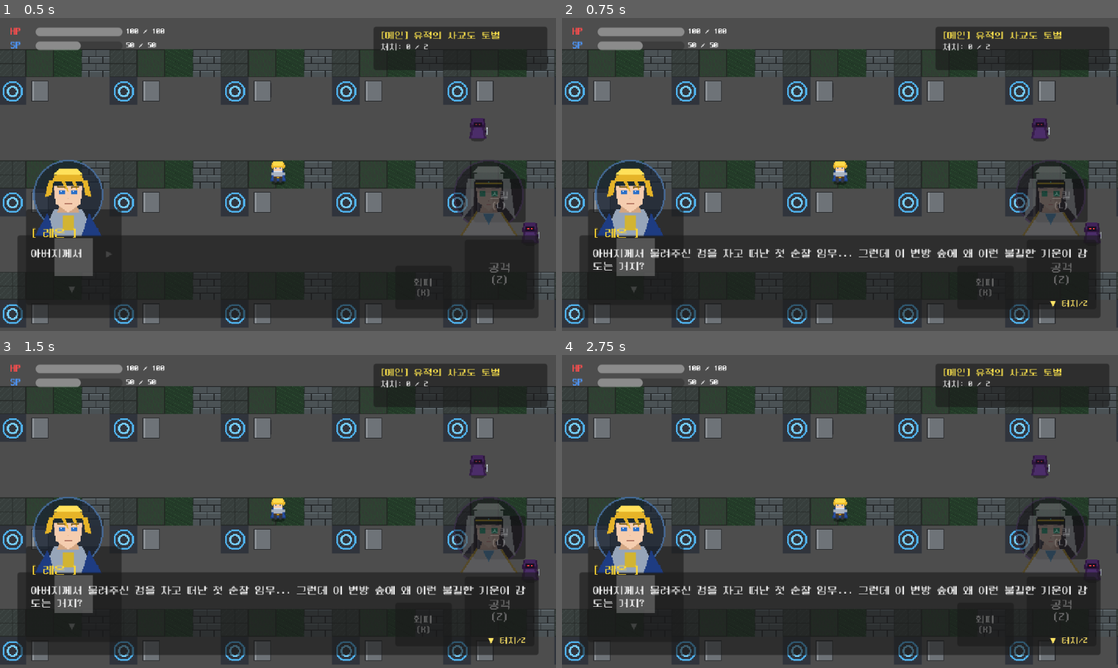
Above: before the commit, frames 1-4 (two rows, left to right).
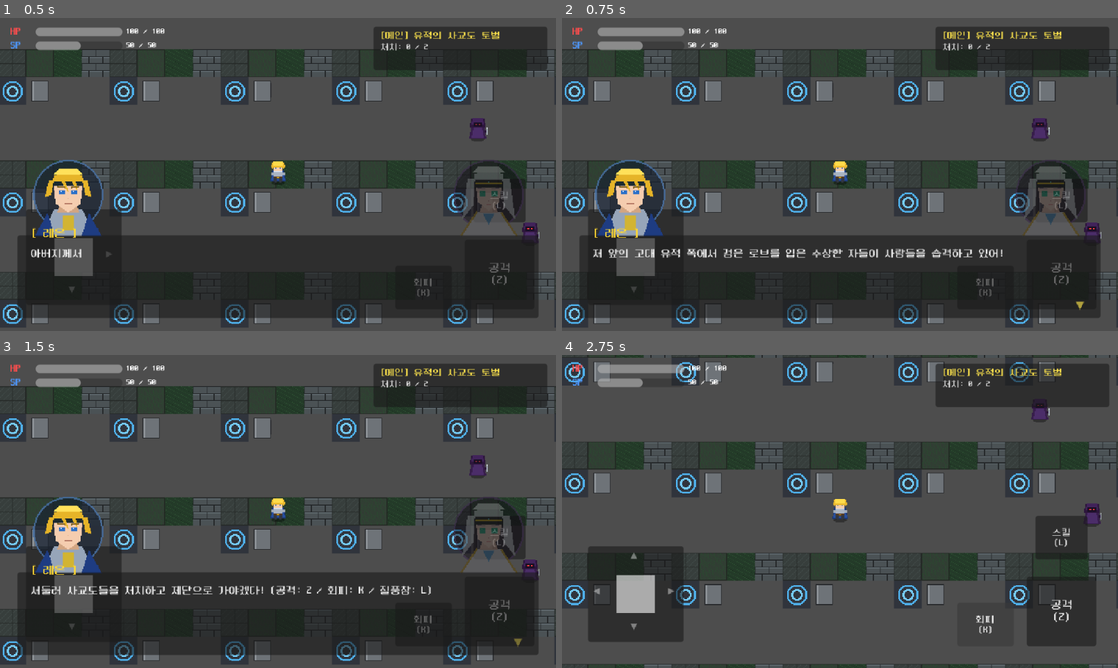
Above: after the commit, the same moments.

Repository: kimver2/hero
Game: Godot game, scene res://scenes/maps/test_field.tscn
Same seed, same stepped clock (60 frames per second), same inputs: the game is played once before the commit and once after it.
Inputs (mouse positions are in pixels of both pictures, inside the frame that each line leads up to):
- Up to frame 1 (0.5 s): no input
- Up to frame 2 (0.75 s): move the mouse to (962, 158) at 0.52 s; hold Right (move_right) from 0.53 s (still down); hold Space (attack) from 0.53 s (still down); click (962, 158) at 0.67 s
- Up to frame 3 (1.5 s): release Right (move_right) at 1.25 s; release Space (attack) at 1.25 s; click "공격 (Z)" at 1.25 s
- Up to frame 4 (2.75 s): click "회피 (K)" at 2 s

Frame 1 is identical in both runs. In frame 2, 1.7% of the frame differs, in the area x 5-95%, y 73-94%; in frame 3, 1.7%; in frame 4, 50%, in the area x 0-100%, y 0-100%.

Commit message:
fix: Enable full-screen touch for dialog skipping and simplify indicator to arrow

Diff:
--- a/scenes/ui/dialog_box.tscn
+++ b/scenes/ui/dialog_box.tscn
@@ -7,6 +7,14 @@
 [node name="DialogBox" type="CanvasLayer"]
 layer = 10
 script = ExtResource("1_dialog")
+
+[node name="TouchOverlay" type="Control" parent="."]
+layout_mode = 3
+anchors_preset = 15
+anchor_right = 1.0
+anchor_bottom = 1.0
+grow_horizontal = 2
+grow_vertical = 2
 
 [node name="LeftPortrait" type="TextureRect" parent="."]
 texture_filter = 0
@@ -18,6 +26,7 @@
 offset_right = 126.0
 offset_bottom = -109.0
 grow_vertical = 0
+mouse_filter = 2
 texture = ExtResource("2_leon")
 stretch_mode = 5
 
@@ -34,6 +43,7 @@
 offset_bottom = -109.0
 grow_horizontal = 0
 grow_vertical = 0
+mouse_filter = 2
 texture = ExtResource("3_elia")
 stretch_mode = 5
 
@@ -48,6 +58,7 @@
 offset_bottom = -15.0
 grow_horizontal = 2
 grow_vertical = 0
+mouse_filter = 2
 
 [node name="NameContainer" type="MarginContainer" parent="Panel"]
 layout_mode = 0
@@ -55,9 +66,11 @@
 offset_top = -14.0
 offset_right = 150.0
 offset_bottom = 10.0
+mouse_filter = 2
 
 [node name="NameLabel" type="Label" parent="Panel/NameContainer"]
 layout_mode = 2
+mouse_filter = 2
 theme_override_colors/font_color = Color(1, 0.85, 0.2, 1)
 theme_override_font_sizes/font_size = 13
 text = " [ 레온 ] "
@@ -73,10 +86,12 @@
 offset_bottom = -10.0
 grow_horizontal = 2
 grow_vertical = 2
+mouse_filter = 2
 
 [node name="TextLabel" type="Label" parent="Panel/TextMargin"]
 layout_mode = 2
 size_flags_vertical = 0
+mouse_filter = 2
 theme_override_colors/font_color = Color(0.95, 0.95, 0.95, 1)
 theme_override_font_sizes/font_size = 12
 text = "아버지께서 주신 검을 차고 떠난 첫 순찰 임무... 그런데 이 변방 숲에 왜 이런 불길한 기운이 감도는 거지?"
@@ -89,12 +104,15 @@
 anchor_top = 1.0
 anchor_right = 1.0
 anchor_bottom = 1.0
-offset_left = -60.0
-offset_top = -22.0
-offset_right = -10.0
-offset_bottom = -6.0
+offset_left = -35.0
+offset_top = -24.0
+offset_right = -12.0
+offset_bottom = -4.0
 grow_horizontal = 0
 grow_vertical = 0
-theme_override_colors/font_color = Color(1, 0.9, 0.4, 1)
-theme_override_font_sizes/font_size = 10
-text = "▼ 터치/Z"
+mouse_filter = 2
+theme_override_colors/font_color = Color(1, 0.9, 0.3, 1)
+theme_override_font_sizes/font_size = 14
+text = "▼"
+horizontal_alignment = 1
+vertical_alignment = 1
--- a/scripts/dialog_box.gd
+++ b/scripts/dialog_box.gd
@@ -9,6 +9,7 @@
 @onready var left_portrait: TextureRect = $LeftPortrait
 @onready var right_portrait: TextureRect = $RightPortrait
 @onready var next_indicator: Label = $Panel/NextIndicator
+@onready var touch_overlay: Control = $TouchOverlay
 
 var dialog_queue: Array[Dictionary] = []
 var current_line: Dictionary = {}
@@ -16,10 +17,14 @@
 var text_progress: float = 0.0
 var full_text: String = ""
 var typing_speed: float = 35.0 # 초당 글자 수
+var indicator_tween: Tween = null
 
 func _ready() -> void:
 	visible = false
 	next_indicator.visible = false
+	next_indicator.text = "▼"
+	# 화면 전체 터치 오버레이의 gui_input 연결 (화면 어디든, 안쪽이든 바깥이든 터치 인식)
+	touch_overlay.gui_input.connect(_on_touch_overlay_gui_input)
 
 func start_dialog(lines: Array[Dictionary]) -> void:
 	dialog_queue = lines.duplicate()
@@ -36,47 +41,67 @@
 		if char_count >= full_text.length():
 			text_label.text = full_text
 			is_typing = false
-			next_indicator.visible = true
+			_show_next_indicator()
 		else:
 			text_label.text = full_text.substr(0, char_count)
+
+func _on_touch_overlay_gui_input(event: InputEvent) -> void:
+	if event is InputEventScreenTouch and event.pressed:
+		_advance_dialog()
+	elif event is InputEventMouseButton and event.pressed and event.button_index == MOUSE_BUTTON_LEFT:
+		_advance_dialog()
 
 func _unhandled_input(event: InputEvent) -> void:
 	if not visible:
 		return
 
-	if event.is_action_pressed("attack") or (event is InputEventScreenTouch and event.pressed):
-		if is_typing:
-			# 타이핑 중 클릭 시 전체 텍스트 즉시 출력 (스킵)
-			text_label.text = full_text
-			is_typing = false
-			next_indicator.visible = true
-		else:
-			# 다음 대사로 진행
-			_show_next_line()
+	if event.is_action_pressed("attack"):
+		_advance_dialog()
 		get_viewport().set_input_as_handled()
+
+func _advance_dialog() -> void:
+	if is_typing:
+		# 타이핑 중 터치 시 전체 텍스트 즉시 출력 (스킵)
+		text_label.text = full_text
+		is_typing = false
+		_show_next_indicator()
+	else:
+		# 다음 대사로 진행
+		_show_next_line()
+
+func _show_next_indicator() -> void:
+	next_indicator.visible = true
+	if indicator_tween:
+		indicator_tween.kill()
+	indicator_tween = create_tween().set_loops()
+	indicator_tween.tween_property(next_indicator, "modulate:a", 0.2, 0.4)
+	indicator_tween.tween_property(next_indicator, "modulate:a", 1.0, 0.4)
 
 func _show_next_line() -> void:
 	if dialog_queue.is_empty():
 		visible = false
+		if indicator_tween:
+			indicator_tween.kill()
 		emit_signal("dialog_finished")
 		return
 
 	current_line = dialog_queue.pop_front()
 	var speaker = current_line.get("speaker", "???")
 	full_text = current_line.get("text", "")
-	var side = current_line.get("side", "left") # "left" or "right"
+	var side = current_line.get("side", "left")
 
 	name_label.text = " [ %s ] " % speaker
 	text_label.text = ""
 	text_progress = 0.0
 	is_typing = true
 	next_indicator.visible = false
+	if indicator_tween:
+		indicator_tween.kill()
 
-	# 영웅서기 특유의 포트레이트 활성화/비활성화 연출
 	if side == "left":
 		left_portrait.visible = true
-		left_portrait.modulate = Color(1.0, 1.0, 1.0, 1.0) # 활성
-		right_portrait.modulate = Color(0.4, 0.4, 0.4, 0.7) # 비활성 음영
+		left_portrait.modulate = Color(1.0, 1.0, 1.0, 1.0)
+		right_portrait.modulate = Color(0.4, 0.4, 0.4, 0.7)
 	else:
 		right_portrait.visible = true
 		right_portrait.modulate = Color(1.0, 1.0, 1.0, 1.0)
